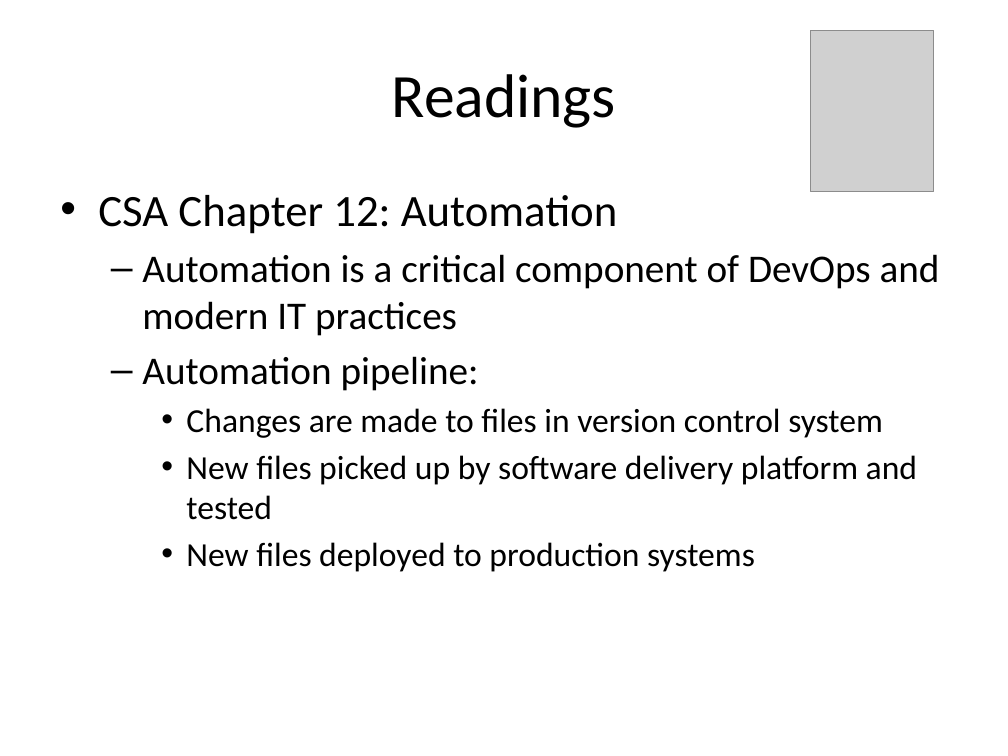
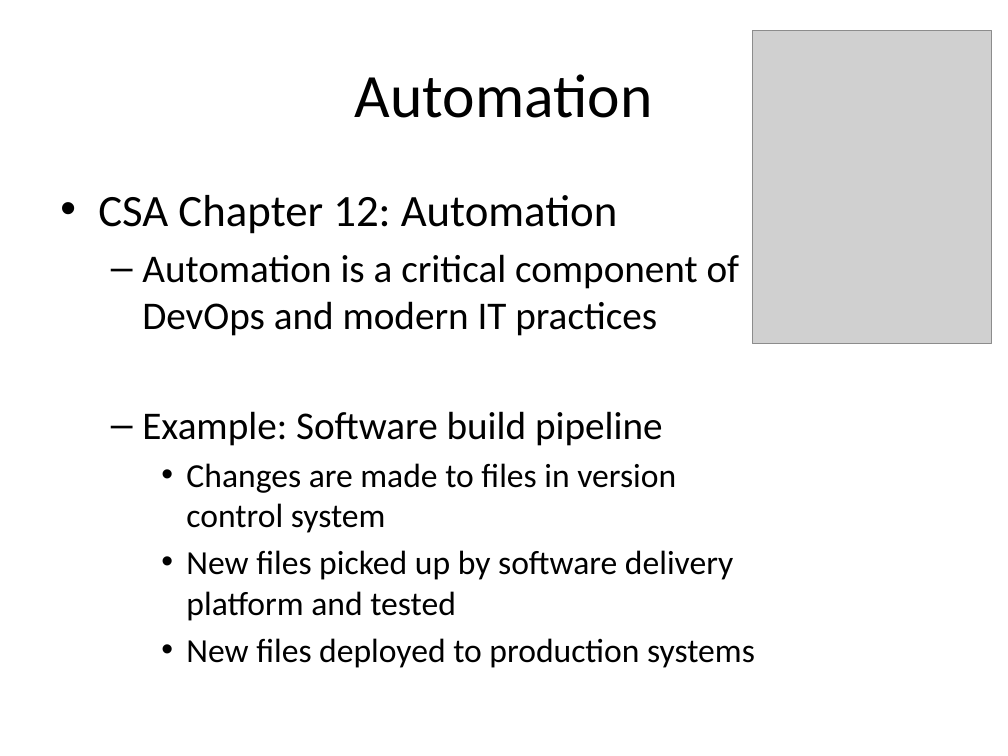
Before and after one commit to jasondbaker/infrastructure-class, a slide deck: slide 3 of infrastructure-week-2.pptx. Drawn at 1008x756 pixels with LibreOffice and Linux fonts; fonts in the diff are those of the drawing; grey boxes stand for pictures. Boxes give left, top, right and bottom in pixels: in the first picture for what was removed or moved away, otherwise in the second. Text is boxed around its words. In the diff, an @@ line names an element or a change of style, - is before the commit and + after.

```diff
--- a/infrastructure-week-2.pptx
+++ b/infrastructure-week-2.pptx
@@ picture: place and size @@
-picture at <box>810,30,933,192</box>
+picture at <box>752,30,992,344</box>
@@ title at <box>355,74,653,118</box>: text changed @@
-Readings
+Automation
@@ text at <box>142,411,663,446</box>: text changed @@
-  – Automation pipeline:
+  – Example: Software build pipeline
```
Also in this commit, not shown: 14 other slides changed, 32 other files.
